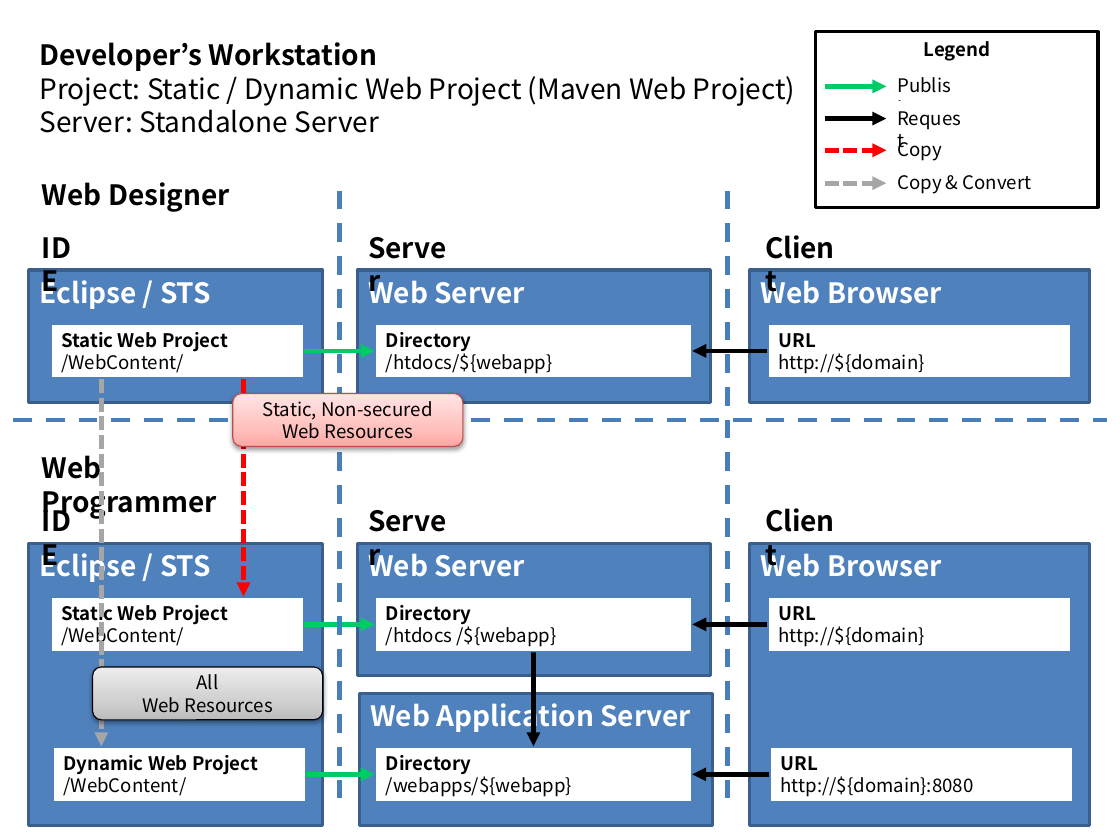
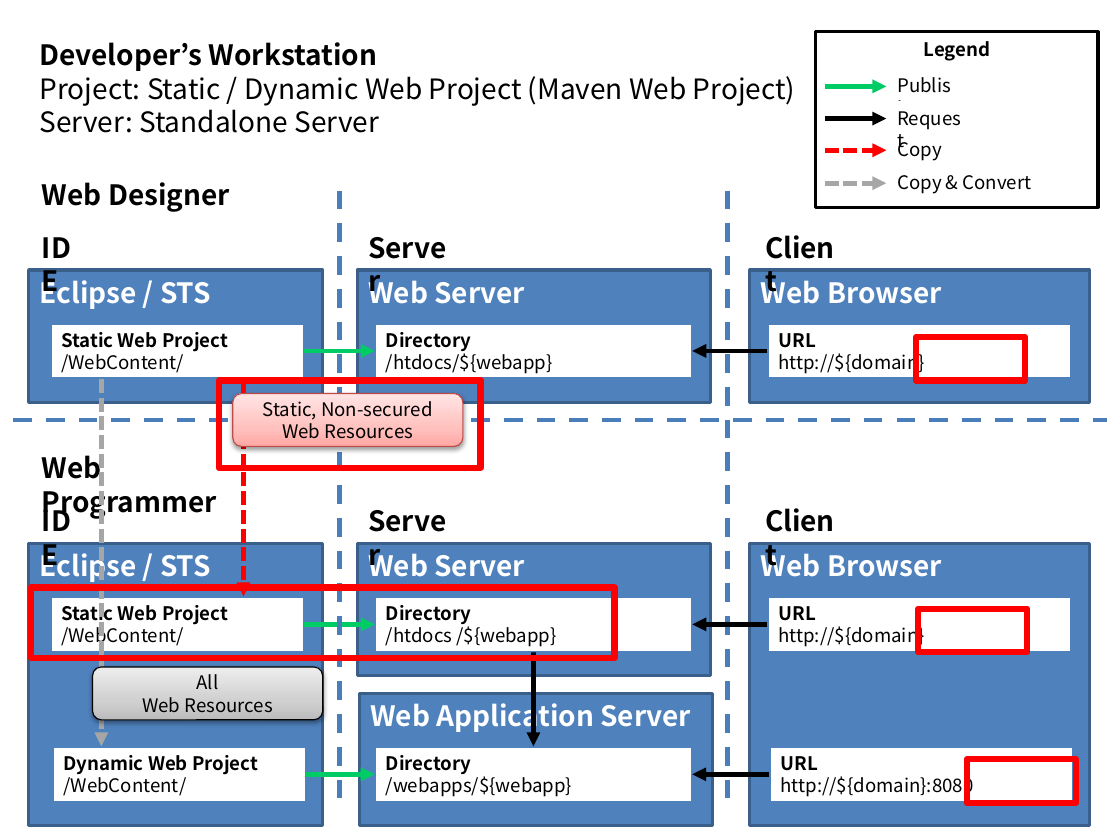
Before and after one commit to kwbaek/codelabor, a slide deck: slide 12 of documentation/draft/ci-environment/deploy-source-strategy.pptx. Drawn at 1120x840 pixels with LibreOffice and Linux fonts; fonts in the diff are those of the drawing. Boxes give left, top, right and bottom in pixels: in the first picture for what was removed or moved away, otherwise in the second. Text is boxed around its words. In the diff, an @@ line names an element or a change of style, - is before the commit and + after.

```diff
--- a/documentation/draft/ci-environment/deploy-source-strategy.pptx
+++ b/documentation/draft/ci-environment/deploy-source-strategy.pptx
@@ rectangle added at <box>916,337,1026,381</box>, outline #FF0000 4 pt @@
@@ rectangle added at <box>220,381,482,468</box>, outline #FF0000 4 pt @@
@@ rectangle added at <box>31,588,615,659</box>, outline #FF0000 4 pt @@
@@ rectangle added at <box>918,608,1028,652</box>, outline #FF0000 4 pt @@
@@ rectangle added at <box>967,759,1076,803</box>, outline #FF0000 4 pt @@
```
Also in this commit, not shown: 11 other slides changed.
